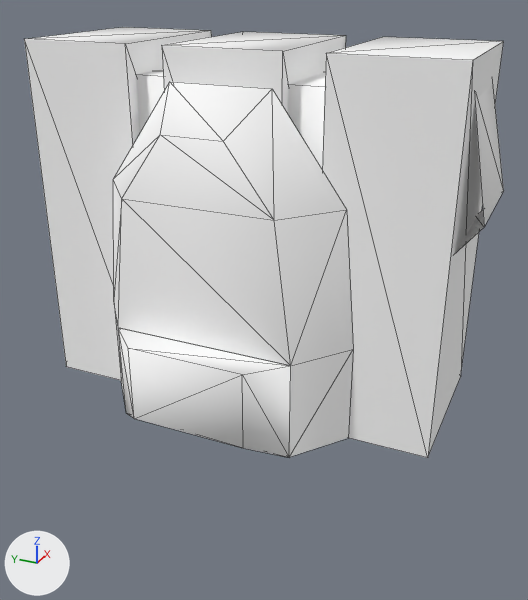
Before and after pictures for a commit that changed the OBJ model Assets/Art/Nova1492/GXConverted/Models/Environment/Props/datan_common_soccer_5a963f8c.obj.
Rendered twice from a 50 mm camera at (-2.18, -1.01, 1.4) aimed at (-0.06, -0.06, 0.34). Lighting does not change. The marker at lower left points along +X, +Y and +Z. The first picture is the older version. Mesh edges are drawn as thin lines. Where no turn or scale is listed for an object, it has been applied to the vertices. Vertices at exactly the same position are counted once.

Objects in the first picture: 'datan_common_soccer_5a963f8c'.
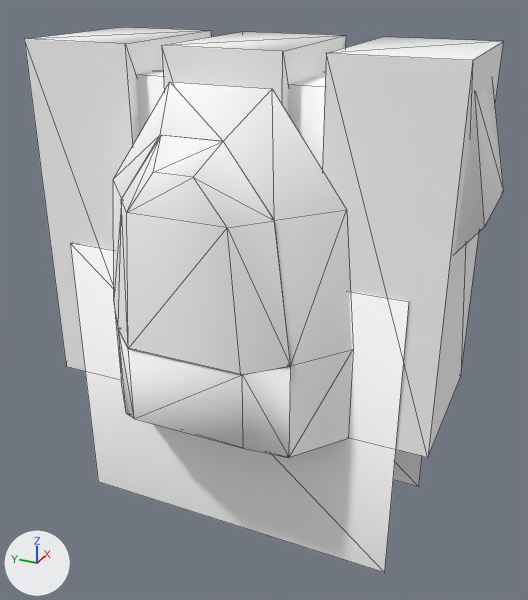
Edits to the scene script, one JSON object a line:
```json
{"block": "me_datan_common_soccer_5a963f8c", "where": "# used by ob_datan_common_soccer_5a963f8c; location = (0.0, 0.0, 0.0)"}
{"block": "me_datan_common_soccer_5a963f8c", "where": "# verts and faces of me_datan_common_soccer_5a963f8c; kept vertices keep their numbers, new ones are numbered from 80"}
{"block": "me_datan_common_soccer_5a963f8c", "where": "# before: 76 (-0.136, -0.694, 1.118), 77 (-0.177, -0.773, 0.746) at pixel (484, 227), 79 (-0.187, -0.694, 0.646)"}
{"op": "remove", "block": "me_datan_common_soccer_5a963f8c", "code": "me_datan_common_soccer_5a963f8c.from_pydata(...)  # 80 vertices, 85 faces; spans x -0.53..0.387, y -0.773..0.695, z -0.003..1.19"}
{"op": "add", "block": "me_datan_common_soccer_5a963f8c", "code": "me_datan_common_soccer_5a963f8c.from_pydata(...)  # 80 vertices, 87 faces; spans x -0.53..0.387, y -0.773..0.695, z -0.003..1.19"}
{"block": "me_datan_common_soccer_5a963f8c", "change": "me_datan_common_soccer_5a963f8c part 1"}
{"op": "add", "block": "me_datan_common_soccer_5a963f8c", "code": "faces += [(76, 79, 77)]"}
{"block": "me_datan_common_soccer_5a963f8c", "change": "other edits to the shape of me_datan_common_soccer_5a963f8c do not show in these pictures"}
{"op": "add", "block": "me_datan_common_soccer_5a963f8c_mesh03", "code": ["me_datan_common_soccer_5a963f8c_mesh03 = bpy.data.meshes.new('datan_common_soccer_5a963f8c_mesh03')", "me_datan_common_soccer_5a963f8c_mesh03.from_pydata([(-0.253, -0.602, -0.517), (-0.253, -0.602, 0.517), (-0.253, 0.602, 0.517), (-0.253, 0.602, -0.517), (0.253, -0.602, -0.517), (0.253, 0.602, -0.517), (0.253, 0.602, 0.517), (0.253, -0.602, 0.517)], [], [(0, 1, 2), (2, 3, 0), (4, 5, 6), (6, 7, 4), (2, 1, 7), (7, 6, 2)])", "me_datan_common_soccer_5a963f8c_mesh03.materials.append(mat_datan_common_soccer_5a963f8c)  # its picture is missing"]}
{"op": "add", "block": "me_datan_common_soccer_5a963f8c_mesh01", "code": ["me_datan_common_soccer_5a963f8c_mesh01 = bpy.data.meshes.new('datan_common_soccer_5a963f8c_mesh01')", "me_datan_common_soccer_5a963f8c_mesh01.from_pydata([(-0.533, 0.19, 0.327), (-0.533, -0.195, 0.327), (-0.533, -0.161, 0.769), (-0.533, 0.155, 0.769), (-0.533, -0.064, 0.895), (-0.533, 0.059, 0.895), (-0.427, -0.307, 0.327), (-0.427, -0.252, 0.769), (-0.427, -0.1, 0.971), (-0.427, 0.094, 0.971), (-0.427, 0.247, 0.769), (-0.427, 0.301, 0.327)], [], [(0, 1, 2), (2, 3, 0), (3, 2, 4), (4, 5, 3), (6, 7, 2), (2, 1, 6), (7, 8, 4), (4, 2, 7), (8, 9, 5), (5, 4, 8), (9, 10, 3), (3, 5, 9), (10, 11, 0), (0, 3, 10)])", "me_datan_common_soccer_5a963f8c_mesh01.materials.append(mat_datan_common_soccer_5a963f8c)  # its picture is missing"]}
{"op": "add", "block": "ob_datan_common_soccer_5a963f8c_mesh03", "code": ["ob_datan_common_soccer_5a963f8c_mesh03 = bpy.data.objects.new('datan_common_soccer_5a963f8c_mesh03', me_datan_common_soccer_5a963f8c_mesh03)", "ob_datan_common_soccer_5a963f8c_mesh03.location = (0.0, 0.0, 0.0)"]}
{"op": "add", "block": "ob_datan_common_soccer_5a963f8c_mesh01", "code": ["ob_datan_common_soccer_5a963f8c_mesh01 = bpy.data.objects.new('datan_common_soccer_5a963f8c_mesh01', me_datan_common_soccer_5a963f8c_mesh01)", "ob_datan_common_soccer_5a963f8c_mesh01.location = (0.0, 0.0, 0.0)"]}
```

Boxes [x1, y1, x2, y2] around the edits, measured in the pictures (528 x 600 px):
```json
{"object": "datan_common_soccer_5a963f8c_mesh03", "change": "added", "after": [70, 243, 422, 573]}
{"object": "datan_common_soccer_5a963f8c_mesh01", "change": "added", "after": [118, 135, 291, 375]}
{"part": 1, "of": "me_datan_common_soccer_5a963f8c", "change": "added", "after": [454, 102, 484, 254]}
```
